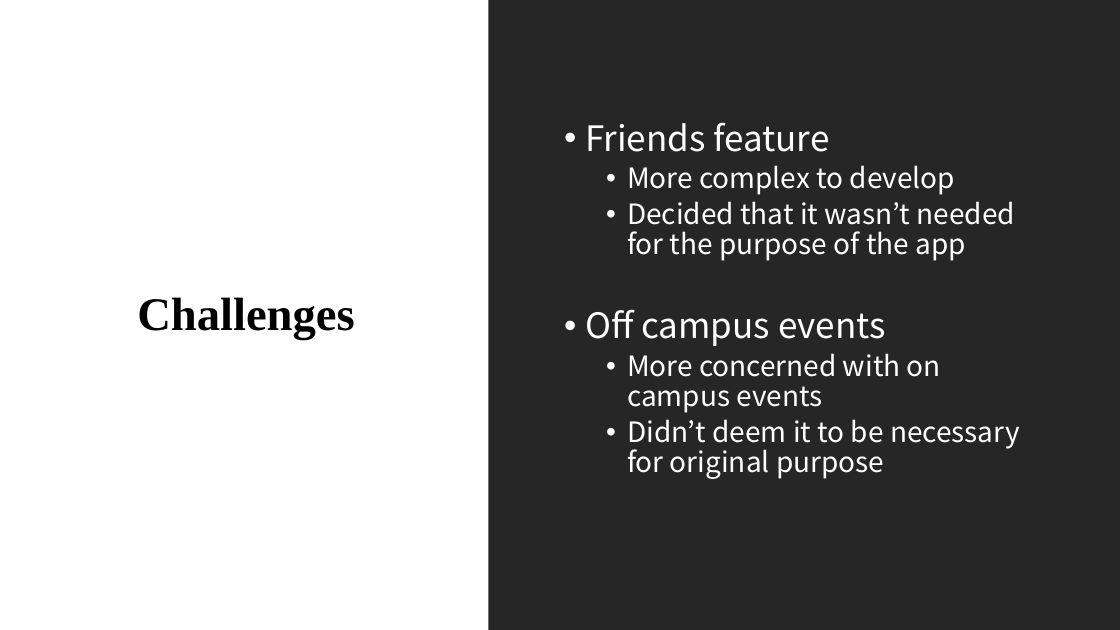
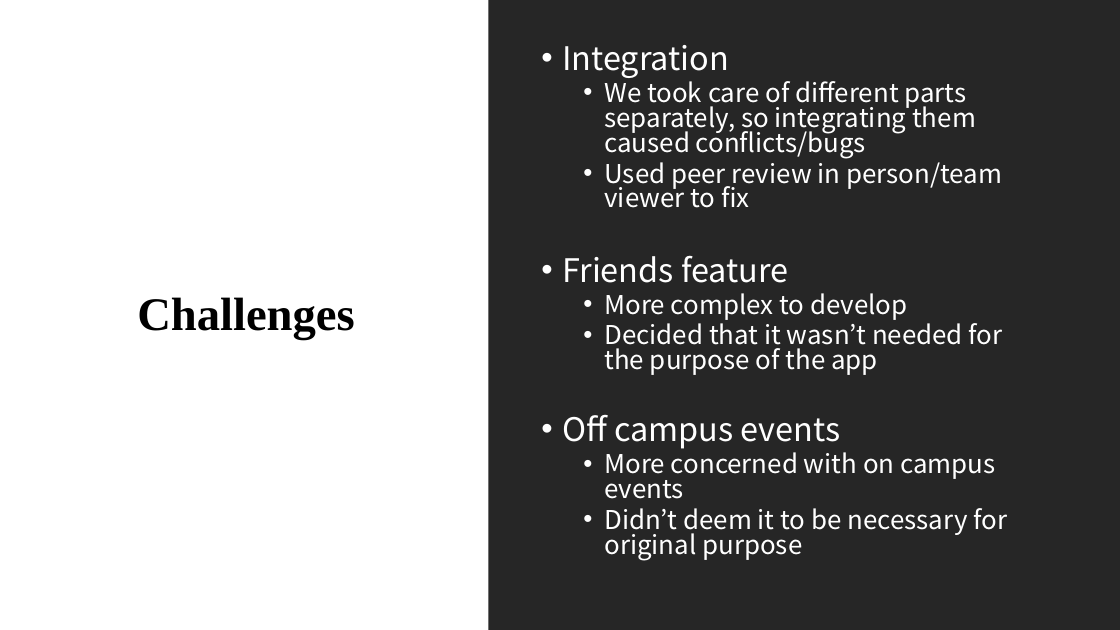
Before and after one commit to Computer-Girl/3308Project, a slide deck: slide 14 of LetsGo.pptx (slide 15 before the commit). Drawn at 1120x630 pixels with LibreOffice and Linux fonts; fonts in the diff are those of the drawing. Boxes give left, top, right and bottom in pixels: in the first picture for what was removed or moved away, otherwise in the second. Text is boxed around its words. In the diff, an @@ line names an element or a change of style, - is before the commit and + after.

```diff
--- a/LetsGo.pptx
+++ b/LetsGo.pptx
@@ text "Integration": place and size @@
-text "Integration" at (585, 122, 1020, 479)
+text "Integration" at (562, 45, 1007, 560)
@@ text at (562, 45, 1002, 208): paragraphs added @@
+• Integration
+  • We took care of different parts separately, so integrating them caused conflicts/bugs
+  • Used peer review in person/team viewer to fix
@@ text at (562, 255, 1007, 560): size 30 to 27.8 pt in "Friends feature", "Off campus events"; size 24 to 22.2 pt in "More complex to develop", "Decided that it wasn’t needed for the ...", "More concerned with on campus events", "Didn’t deem it to be necessary for ..."; line spacing 0.9 to 0.8 @@
```
Also in this commit, not shown: 3 other slides changed, 1 slide removed.
